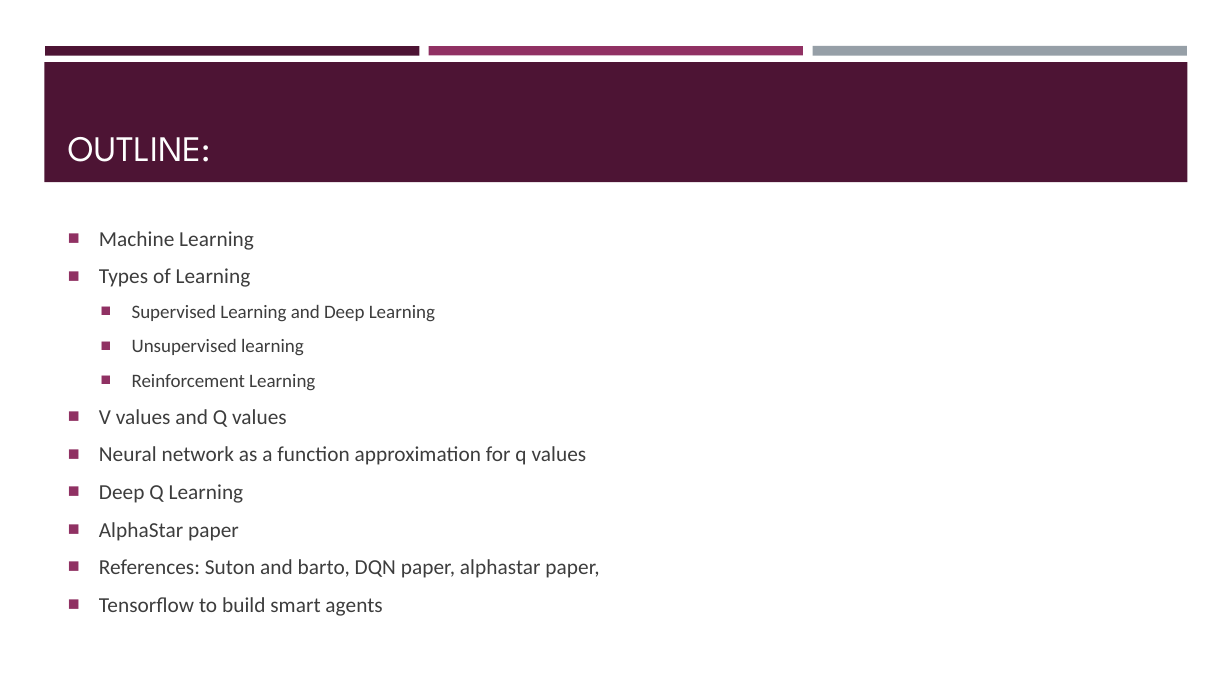
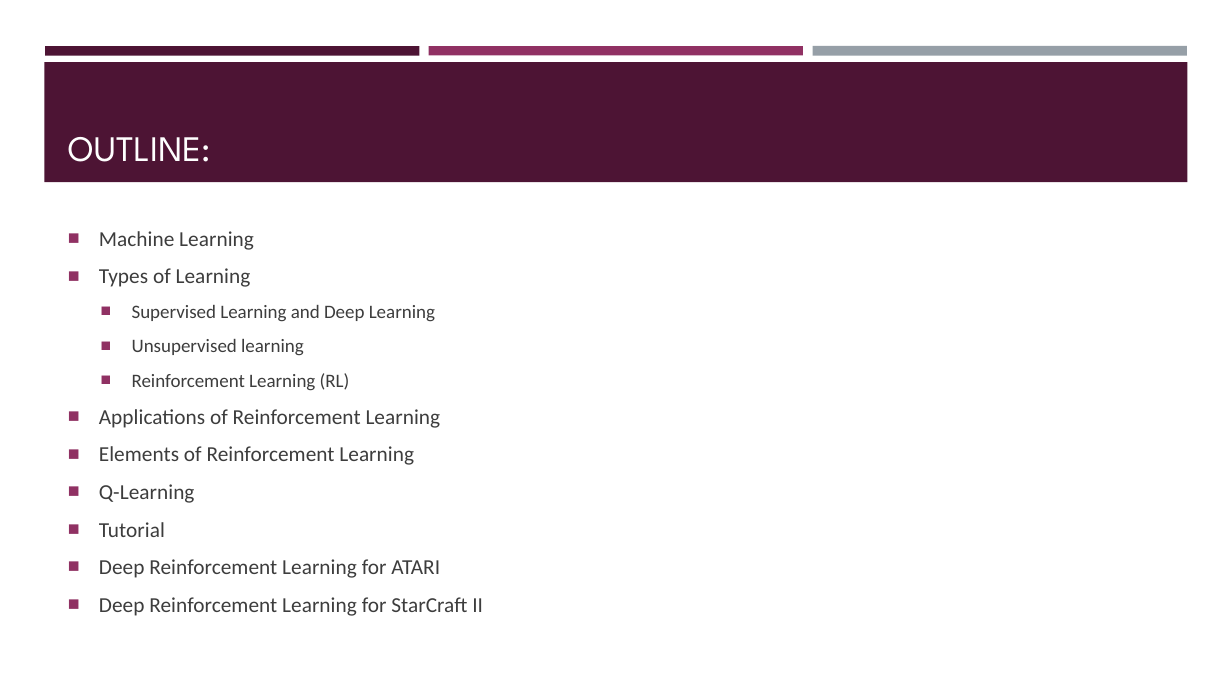
Before and after one commit to Boty22/Global-AI-Bootcamp-DRL, a slide deck: slide 3 of From RL to DRL.pptx. Drawn at 1232x693 pixels with LibreOffice and Linux fonts; fonts in the diff are those of the drawing. Boxes give left, top, right and bottom in pixels: in the first picture for what was removed or moved away, otherwise in the second. Text is boxed around its words. In the diff, an @@ line names an element or a change of style, - is before the commit and + after.

```diff
--- a/From RL to DRL.pptx
+++ b/From RL to DRL.pptx
@@ text at bbox=[99, 373, 483, 616]: text changed @@
-  ■ Reinforcement Learning
-■ V values and Q values
-■ Neural network as a function approximation for q values
-■ Deep Q Learning
-■ AlphaStar paper
-■ References: Suton and barto, DQN paper, alphastar paper,
-■ Tensorflow to build smart agents
+  ■ Reinforcement Learning (RL)
+■ Applications of Reinforcement Learning
+■ Elements of Reinforcement Learning
+■ Q-Learning
+■ Tutorial
+■ Deep Reinforcement Learning for ATARI
+■ Deep Reinforcement Learning for StarCraft II
```
Also in this commit, not shown: 6 other slides changed, 1 slide removed.
